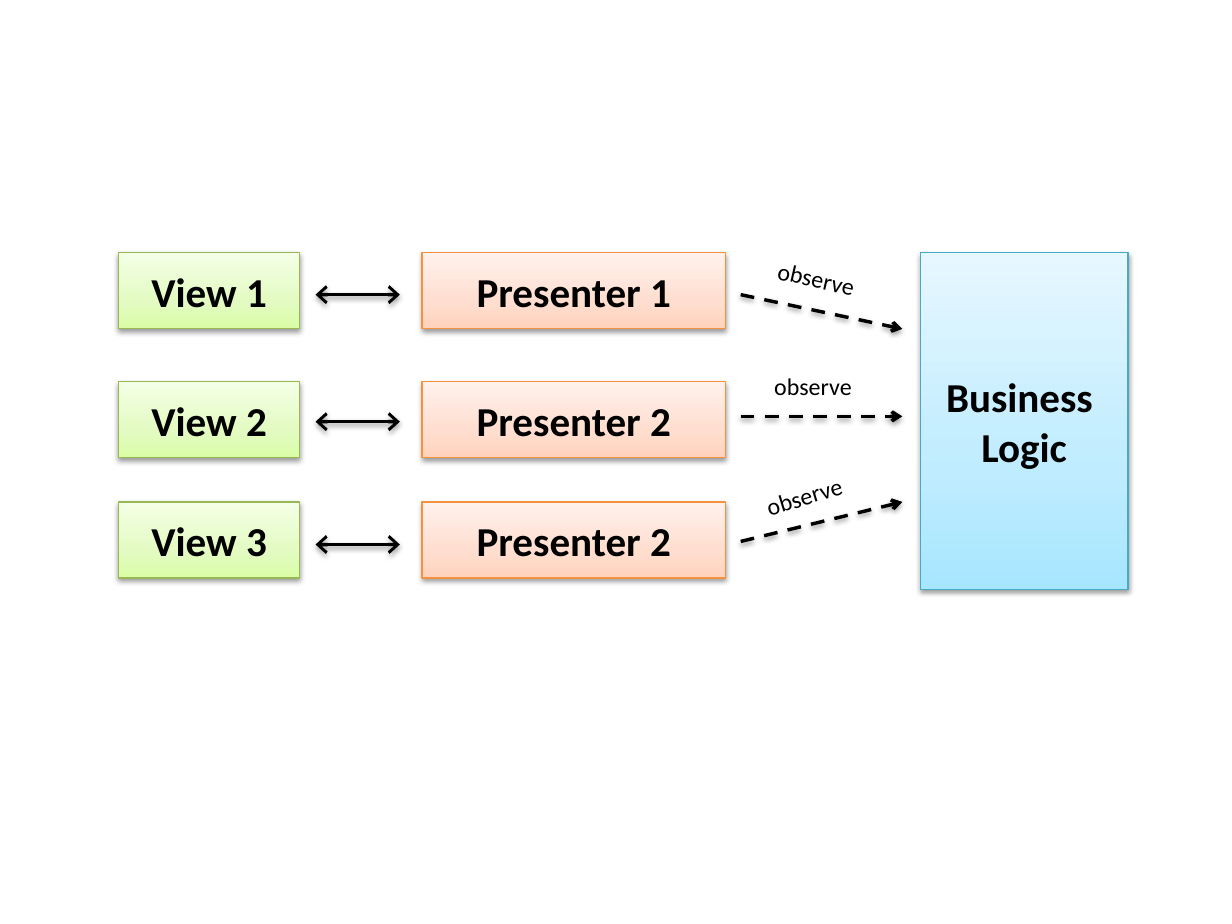
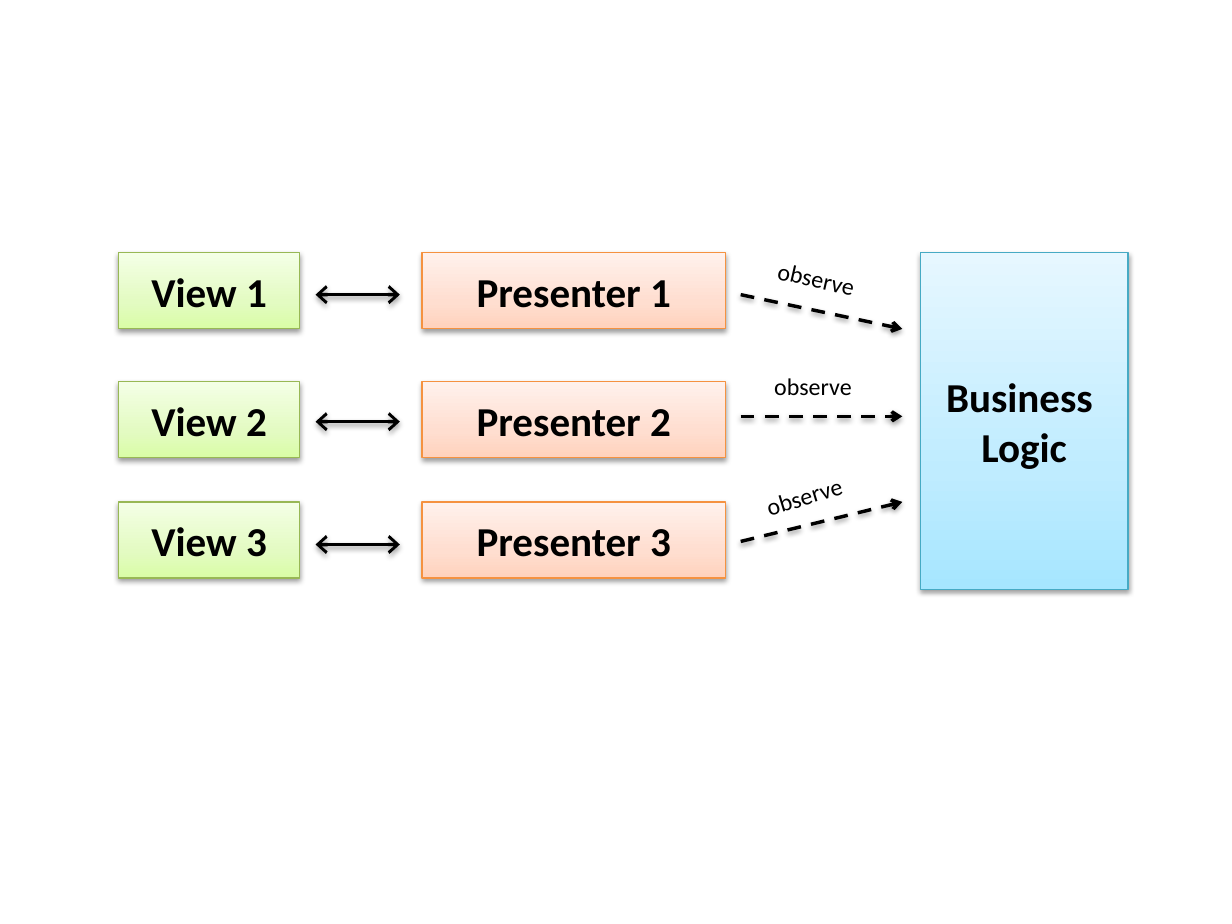
Before and after one commit to sockeqwe/website-old, a slide deck: slide 2 of images/mvi-mosby3/MviPresenterFlow.pptx. Drawn at 1232x924 pixels with LibreOffice and Linux fonts; fonts in the diff are those of the drawing. Boxes give left, top, right and bottom in pixels: in the first picture for what was removed or moved away, otherwise in the second. Text is boxed around its words. In the diff, an @@ line names an element or a change of style, - is before the commit and + after.

```diff
--- a/images/mvi-mosby3/MviPresenterFlow.pptx
+++ b/images/mvi-mosby3/MviPresenterFlow.pptx
@@ text in rectangle at bbox=[477, 529, 671, 557]: text changed @@
-Presenter 2
+Presenter 3
```
Also in this commit, not shown: 1 other slide changed, 1 slide added, 2 other files.
